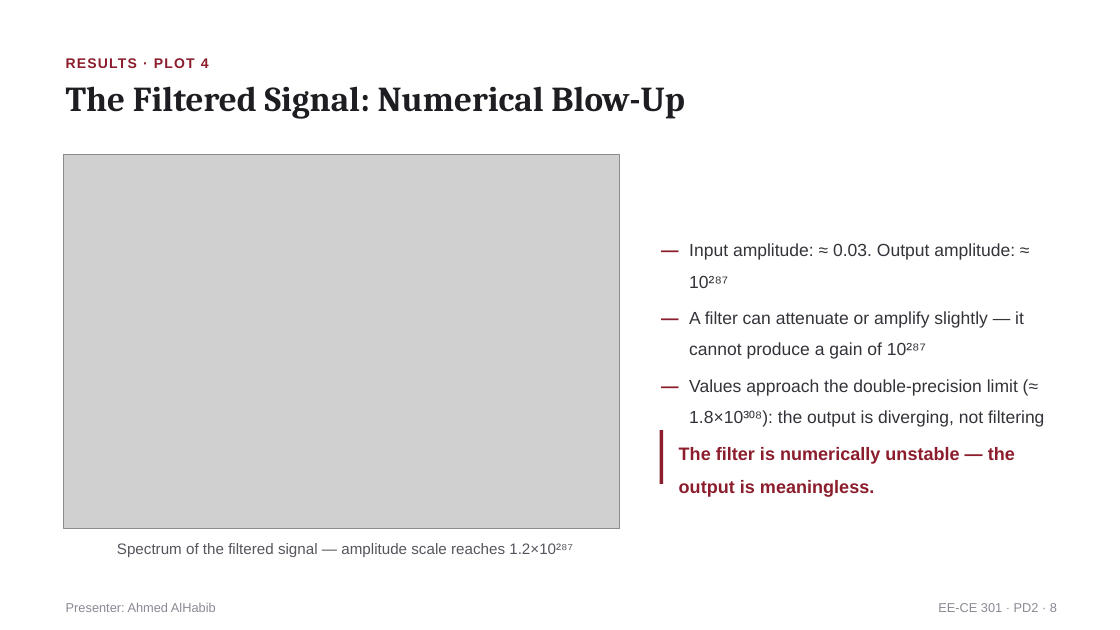
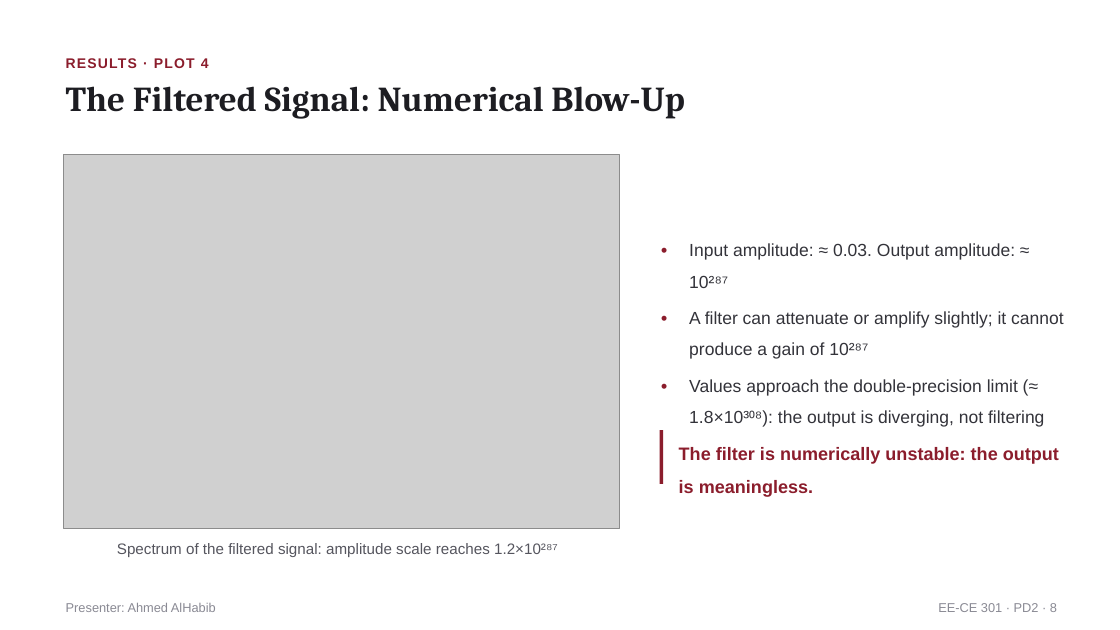
Before and after one commit to Nauseouswave/CODED, a slide deck: slide 8 of matlab/audio-analysis/PD2_SectionM1_Group1.pptx. Drawn at 1120x630 pixels with LibreOffice and Linux fonts; fonts in the diff are those of the drawing; grey boxes stand for pictures. Boxes give left, top, right and bottom in pixels: in the first picture for what was removed or moved away, otherwise in the second. Text is boxed around its words. In the diff, an @@ line names an element or a change of style, - is before the commit and + after.

```diff
--- a/matlab/audio-analysis/PD2_SectionM1_Group1.pptx
+++ b/matlab/audio-analysis/PD2_SectionM1_Group1.pptx
@@ text at [660,227,682,282]: text changed @@
-—
+•
@@ text at [660,295,682,350]: text changed @@
-—
+•
@@ text at [689,311,1064,359]: text changed @@
-A filter can attenuate or amplify slightly — it cannot produce a gain of 10²⁸⁷
+A filter can attenuate or amplify slightly; it cannot produce a gain of 10²⁸⁷
@@ text at [660,362,682,417]: text changed @@
-—
+•
@@ text at [679,447,1059,497]: text changed @@
-The filter is numerically unstable — the output is meaningless.
+The filter is numerically unstable: the output is meaningless.
@@ text at [117,543,558,557]: text changed @@
-Spectrum of the filtered signal — amplitude scale reaches 1.2×10²⁸⁷
+Spectrum of the filtered signal: amplitude scale reaches 1.2×10²⁸⁷
```
Also in this commit, not shown: 10 other slides changed.
